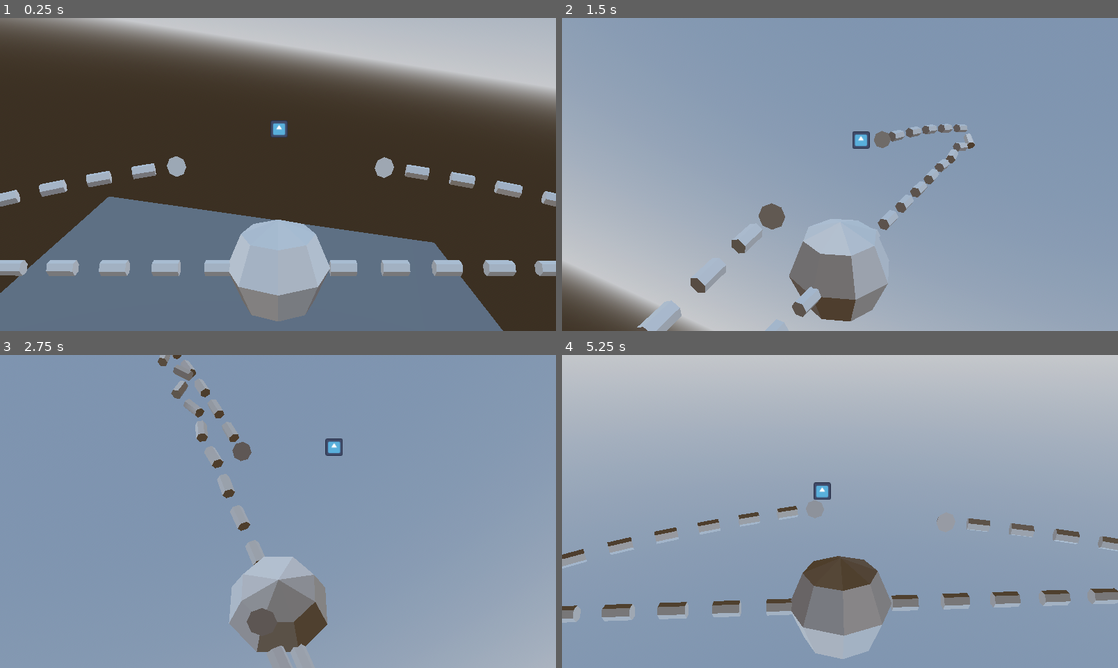
Above: before the commit, frames 1-4 (two rows, left to right).
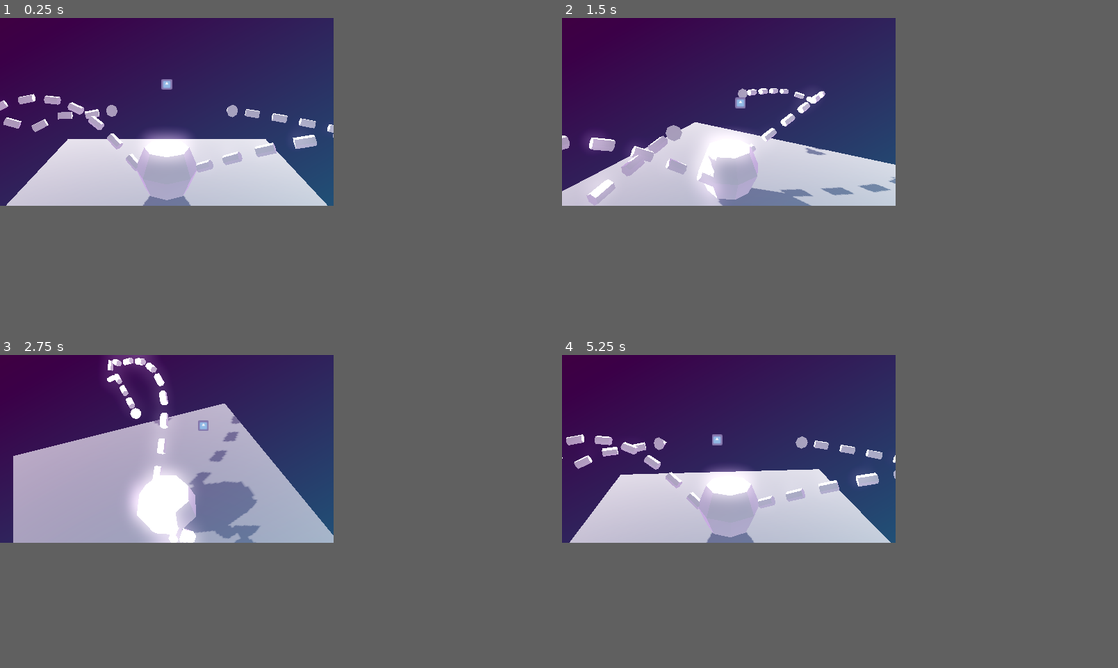
Above: after the commit, the same moments.

Repository: dxzander/gravi-tako
Game: Godot game, scene res://test.tscn
Two runs of this game, one before a commit and one after it. Both use one fixed random seed, a clock stepped at 60 frames per second and the inputs below. The engine's default icon, where the game draws it, is replaced by a stand-in: a white triangle on a blue panel in a dark square.
Inputs:
- Up to frame 1 (0.25 s): no input
- Up to frame 2 (1.5 s): tap Enter (ui_accept) at 0.5, 0.77 s; hold Right (ui_right) 0.53-1.28 s; hold Down (ui_down) from 1.28 s (still down)
- Up to frame 3 (2.75 s): tap Enter (ui_accept) at 1.52 s; release Down (ui_down) at 2.03 s; hold Right (ui_right) from 2.03 s (still down)
- Up to frame 4 (5.25 s): release Right (ui_right) at 2.78 s; hold Up (ui_up) 2.78-3.53 s; tap Enter (ui_accept) at 3.02, 3.77, 4.52 s; hold Left (ui_left) 3.53-5.03 s; hold Down (ui_down) from 5.03 s (still down)
In our replay, the window is 800x450 before the commit and 480x270 after it. These sizes can differ from the game's own. Grey fills any space a smaller window leaves; there, only what the larger window draws over its background counts as a difference.

The runs differ from the first frame. In frame 1, 78% of the frame differs, in the area x 0-100%, y 0-100%; in frame 2, 61%; in frame 3, 44%; in frame 4, 56%.

Commit message:
Weekend 1, some visuals tests
Outlines, color overlay, shaders, etc.

Diff:
--- a/Amorphous.gd
+++ b/Amorphous.gd
@@ -4,7 +4,7 @@
 var orientation = Vector3(0.0, 1.0, 0.0)
 
 func _physics_process(delta):
-	rotate(Vector3(0.0, 0.0, 1.0), rotation_speed)
+	#rotate(Vector3(0.0, 0.0, 1.0), rotation_speed)
 	orientation = global_position.direction_to($Up.global_transform.origin)
 	pass
 
--- a/Amorphous.tscn
+++ b/Amorphous.tscn
@@ -1,10 +1,13 @@
-[gd_scene load_steps=24 format=3 uid="uid://cu62uo8d3bfe0"]
+[gd_scene load_steps=29 format=3 uid="uid://cu62uo8d3bfe0"]
 
 [ext_resource type="Script" path="res://Hands.gd" id="1_uti64"]
 [ext_resource type="Script" path="res://Amorphous.gd" id="1_y7hgi"]
+[ext_resource type="Shader" path="res://cell_shader.gdshader" id="2_fkub8"]
+[ext_resource type="Shader" path="res://outline2.gdshader" id="2_ijsdj"]
 [ext_resource type="Script" path="res://Camera.gd" id="3_26r2a"]
 [ext_resource type="Script" path="res://Reticle.gd" id="3_o0l0v"]
 [ext_resource type="Script" path="res://SkellyIK.gd" id="3_q0drx"]
+[ext_resource type="Script" path="res://Skelly.gd" id="3_qqxea"]
 [ext_resource type="Texture2D" uid="uid://dkl7llp6l116f" path="res://icon.svg" id="4_8pfog"]
 
 [sub_resource type="ProceduralSkyMaterial" id="ProceduralSkyMaterial_vmxle"]
@@ -15,10 +18,15 @@
 sky_material = SubResource("ProceduralSkyMaterial_vmxle")
 
 [sub_resource type="Environment" id="Environment_04ihv"]
-background_mode = 2
+background_mode = 1
 sky = SubResource("Sky_sfibf")
+ambient_light_source = 2
+ambient_light_color = Color(0.498039, 0.498039, 0.498039, 1)
+reflected_light_source = 1
 tonemap_mode = 2
 glow_enabled = true
+fog_enabled = true
+fog_light_color = Color(0.568627, 0.517647, 0.611765, 1)
 
 [sub_resource type="SphereShape3D" id="SphereShape3D_s2yhx"]
 radius = 1.0
@@ -54,6 +62,24 @@
 }]
 blend_shape_mode = 0
 shadow_mesh = SubResource("ArrayMesh_e1iim")
+
+[sub_resource type="ShaderMaterial" id="ShaderMaterial_vwoej"]
+render_priority = 0
+shader = ExtResource("2_ijsdj")
+shader_parameter/shadow_color = Color(0.431373, 0.0941176, 0.615686, 1)
+shader_parameter/shadow_thickness = 1.0
+
+[sub_resource type="ShaderMaterial" id="ShaderMaterial_8y7u4"]
+render_priority = 0
+next_pass = SubResource("ShaderMaterial_vwoej")
+shader = ExtResource("2_fkub8")
+shader_parameter/main_color = Color(0.858824, 0.858824, 0.858824, 1)
+shader_parameter/roughness = 0.0
+shader_parameter/shade_threshold = 0.0
+shader_parameter/shade_softness = 0.0
+shader_parameter/shade_darkness = 1.0
+shader_parameter/edge_strength = 0.5
+shader_parameter/edge_color = Color(0.431373, 0.0941176, 0.615686, 1)
 
 [sub_resource type="StandardMaterial3D" id="StandardMaterial3D_41utq"]
 
@@ -249,6 +275,7 @@
 [node name="Body" type="MeshInstance3D" parent="Chara"]
 mesh = SubResource("ArrayMesh_58p5c")
 skeleton = NodePath("")
+surface_material_override/0 = SubResource("ShaderMaterial_8y7u4")
 
 [node name="ArmR" type="Node3D" parent="Chara"]
 transform = Transform3D(1, 0, 0, 0, 1, 0, 0, 0, 1, 0.998308, 0, 0)
@@ -259,15 +286,16 @@
 script = ExtResource("1_uti64")
 
 [node name="WristR" type="Node3D" parent="Chara/ArmR/HandR"]
-transform = Transform3D(1, 1.42109e-14, 0, -1.42109e-14, 1, 0, 0, 0, 1, 0, 0, -10)
+transform = Transform3D(1, 2.66801e-14, 0, -2.80293e-14, 1, 0, 0, 0, 1, 0, 0, -10)
 
 [node name="HandRModel" type="MeshInstance3D" parent="Chara/ArmR/HandR/WristR"]
 transform = Transform3D(1, -6.35275e-22, 5.68434e-14, -5.68434e-14, -4.37114e-08, 1, 0, -1, -4.37114e-08, 0, -0.07, -1)
 mesh = SubResource("ArrayMesh_4kdcd")
 skeleton = NodePath("")
+surface_material_override/0 = SubResource("ShaderMaterial_8y7u4")
 
 [node name="HandRCollider" type="CollisionShape3D" parent="Chara/ArmR/HandR"]
-transform = Transform3D(1, -1.90582e-21, 9.23706e-14, -9.23706e-14, -4.37114e-08, 1, 0, -1, -4.37114e-08, 0, -0.07, -10.5)
+transform = Transform3D(1, -2.13622e-21, 9.8651e-14, -9.90835e-14, -4.37114e-08, 1, 0, -1, -4.37114e-08, 0, -0.0699997, -10.5)
 shape = SubResource("CapsuleShape3D_qej6c")
 
 [node name="SkellyR" type="Skeleton3D" parent="Chara/ArmR"]
@@ -376,15 +404,19 @@
 bones/14/position = Vector3(-5.82105e-10, 1.00152, 2.68674e-14)
 bones/14/rotation = Quaternion(3.57648e-09, 1.50294e-07, 0.0179892, 0.999838)
 bones/14/scale = Vector3(1, 1, 1)
+script = ExtResource("3_qqxea")
 
 [node name="ModelR" type="MeshInstance3D" parent="Chara/ArmR/SkellyR"]
 mesh = SubResource("ArrayMesh_v12sm")
 skin = SubResource("Skin_a4v10")
+surface_material_override/0 = SubResource("ShaderMaterial_8y7u4")
 
 [node name="SkellyIKR" type="SkeletonIK3D" parent="Chara/ArmR/SkellyR"]
 process_priority = 1
 root_bone = &"Root"
 tip_bone = &"Tip"
+use_magnet = true
+magnet = Vector3(10, 10, 10)
 target_node = NodePath("../../HandR/WristR")
 script = ExtResource("3_q0drx")
 
@@ -403,6 +435,7 @@
 transform = Transform3D(1, 7.10543e-15, -8.05937e-16, -5.37287e-16, -4.37114e-08, 1, 0, -1, -4.37114e-08, 0, -0.0699997, -1)
 mesh = SubResource("ArrayMesh_4kdcd")
 skeleton = NodePath("")
+surface_material_override/0 = SubResource("ShaderMaterial_8y7u4")
 
 [node name="HandLCollider" type="CollisionShape3D" parent="Chara/ArmL/HandL"]
 transform = Transform3D(1, 0, 0, 0, -4.37114e-08, 1, 0, -1, -4.37114e-08, 0, -0.07, -10.5)
@@ -515,15 +548,19 @@
 bones/14/position = Vector3(-5.82105e-10, 1.00152, 2.68674e-14)
 bones/14/rotation = Quaternion(3.57648e-09, 1.50294e-07, 0.0179892, 0.999838)
 bones/14/scale = Vector3(1, 1, 1)
+script = ExtResource("3_qqxea")
 
 [node name="ModelL" type="MeshInstance3D" parent="Chara/ArmL/SkellyL"]
 mesh = SubResource("ArrayMesh_48ibq")
 skin = SubResource("Skin_21guh")
+surface_material_override/0 = SubResource("ShaderMaterial_8y7u4")
 
 [node name="SkellyIKL" type="SkeletonIK3D" parent="Chara/ArmL/SkellyL"]
 process_priority = 1
 root_bone = &"Root"
 tip_bone = &"Tip"
+use_magnet = true
+magnet = Vector3(10, 10, 10)
 target_node = NodePath("../../HandL/WristL")
 script = ExtResource("3_q0drx")
 
--- a/Hands.gd
+++ b/Hands.gd
@@ -2,14 +2,14 @@
 
 const SPEED = 1.0
 
-var hoverStrengthX = 0.5
-var hoverStrengthY = 0.5
+var hoverStrengthX = 1.0
+var hoverStrengthY = 1.0
 var lemniscateTimeCounter = 0.0
 var lemniscateTimeCounterRate = 0.04
 var hoverVector = Vector2()
 var direction = Vector3()
 
-var rotation_speed = 0.1
+var rotation_speed = 0.05
 var curTar = position
 var realTar = Vector3(0, 0, 0)
 var lerpedTar = Vector3(0, 0, 0)
@@ -22,9 +22,9 @@
 	realTar = $"../../../Reticle/Reticle3D".global_transform.origin
 
 	# lemniscate hover animation
-	#lemniscateTimeCounter = lemniscateTimeCounter + lemniscateTimeCounterRate
-	#hoverVector = Vector2((cos(lemniscateTimeCounter)*hoverStrengthX),(sin(2*lemniscateTimeCounter)/2)*hoverStrengthY)
-	#direction = Vector3(hoverVector.x, hoverVector.y, 0.0)
+	lemniscateTimeCounter = lemniscateTimeCounter + lemniscateTimeCounterRate
+	hoverVector = Vector2((cos(lemniscateTimeCounter)*hoverStrengthX),(sin(2*lemniscateTimeCounter)/2)*hoverStrengthY)
+	direction = Vector3(hoverVector.x, hoverVector.y, 0.0)
 
 	# shoot towards target
 	if Input.is_action_pressed("ui_accept") and name == 'HandR':
--- /dev/null
+++ b/Overlay Mixes.gdshader
@@ -0,0 +1,73 @@
+//taken from https://godotshaders.com/shader/hoperamp/
+//and updated to godot 4
+
+shader_type canvas_item;
+
+// MODES
+// 0 - DEBUG
+// 1 - MULTIPLY
+// 2 - SCREEN
+// 3 - SOFTLIGHT
+// 4 - HARDLIGHT
+// 5 - OVERLAY
+uniform int mode :hint_range(0,5) = 5;
+uniform bool linearColorSpace = false;
+uniform vec4 color1 :source_color = vec4(1, 0.5, 0.8, 1);
+uniform vec4 color2 :source_color = vec4(0.4, 0.8, 1, 1);
+uniform vec2 direction = vec2(1.0, 1.0);
+uniform float opacity :hint_range(0, 1) = 0.5;
+
+uniform sampler2D SCREEN_TEXTURE : hint_screen_texture, filter_linear_mipmap;
+
+ vec3 srgb_to_linear(vec3 c){
+	return c * (c * (c * 0.305306011 + 0.682171111) + 0.012522878);
+}
+
+vec3 linear_to_srgb(vec3 c){
+	return max(1.055 * pow(c, vec3(0.416666667)) - 0.055, 0.0);
+}
+
+void fragment(){
+	vec2 uv = FRAGCOORD.xy / (1.0 / SCREEN_PIXEL_SIZE).xy;
+	vec4 src = texture(SCREEN_TEXTURE, uv);
+
+	vec3 c_a = src.rgb;
+	vec3 grad1 = color1.rgb;
+	vec3 grad2 = color2.rgb;
+	vec3 c_f;
+
+	if (linearColorSpace){
+		c_a = linear_to_srgb(c_a);
+		grad1 = linear_to_srgb(grad1);
+		grad2 = linear_to_srgb(grad2);
+	}
+
+	float param = dot(uv - 0.5, direction);
+	vec3 c_b = mix(grad1, grad2, param + 0.5);
+
+	if (mode == 0){       // DEBUG
+		c_f = c_b;
+	}else if (mode == 1){ // MULTIPLY
+		c_f = c_a * c_b;
+	}else if (mode == 2){ // SCREEN
+		c_f = 1.0 - (1.0 - c_a) * (1.0 - c_b);
+	}else if (mode == 3){ // SOFTLIGHT
+		vec3 c_u = c_a * c_b * 2.0 + (1.0 - c_b * 2.0) * c_a * c_a;
+		vec3 c_d = (1.0 - c_b) * c_a * 2.0 + (c_b * 2.0 - 1.0) * sqrt(c_a);
+		c_f = mix(c_u, c_d, c_b + 0.5);
+	}else if (mode == 4){ // HARDLIGHT
+		vec3 c_u = c_a * c_b * 2.0;
+		vec3 c_d = 1.0 - (1.0 - c_a) * (1.0 - c_b) * 2.0;
+		c_f = mix(c_u, c_d, c_b + 0.5);
+	}else if (mode == 5){ // OVERLAY
+		vec3 c_u = c_a * c_b * 2.0;
+		vec3 c_d = 1.0 - (1.0 - c_a) * (1.0 - c_b) * 2.0;
+		c_f = mix (c_u, c_d, c_a + 0.5);
+	}
+
+	if (linearColorSpace){
+		c_f = srgb_to_linear(c_f);
+	}
+
+	COLOR = vec4(c_f, opacity);
+    }
--- /dev/null
+++ b/Skelly.gd
@@ -0,0 +1,12 @@
+extends Skeleton3D
+
+
+# Called when the node enters the scene tree for the first time.
+func _ready():
+	physical_bones_start_simulation()
+	pass # Replace with function body.
+
+
+# Called every frame. 'delta' is the elapsed time since the previous frame.
+func _process(delta):
+	pass
--- /dev/null
+++ b/cell_shader.gdshader
@@ -0,0 +1,90 @@
+//rgb to hsv from https://godotshaders.com/shader/hsv-adjustment/
+
+shader_type spatial;
+render_mode cull_disabled;
+
+uniform sampler2D main_texture : source_color, hint_default_white;
+uniform vec4 main_color : source_color = vec4(1.0, 1.0, 1.0, 1.0);
+uniform float roughness : hint_range(0.0, 1.0) = 0.0;
+uniform float shade_threshold : hint_range(-1.0, 1.0, 0.001) = 0.0;
+uniform float shade_softness : hint_range(0.0, 1.0, 0.001) = 0.05;
+uniform float shade_darkness : hint_range(0.0, 1.0, 0.05) = 0.2; //supposed to be a %
+
+uniform float edge_strength : hint_range(0.0, 1.0) = 1.0;
+uniform vec4 edge_color : source_color = vec4(1.0, 1.0, 1.0, 0.4);
+
+vec3 rgb2hsv(vec3 c) {
+    vec4 K = vec4(0.0, -1.0 / 3.0, 2.0 / 3.0, -1.0);
+    vec4 p = mix(vec4(c.bg, K.wz), vec4(c.gb, K.xy), step(c.b, c.g));
+    vec4 q = mix(vec4(p.xyw, c.r), vec4(c.r, p.yzx), step(p.x, c.r));
+
+    float d = q.x - min(q.w, q.y);
+    float e = 1.0e-10;
+    return vec3(abs(q.z + (q.w - q.y) / (6.0 * d + e)), d / (q.x + e), q.x);
+}
+
+vec3 hsv2rgb(vec3 c) {
+    vec4 K = vec4(1.0, 2.0 / 3.0, 1.0 / 3.0, 3.0);
+    vec3 p = abs(fract(c.xxx + K.xyz) * 6.0 - K.www);
+    return c.z * mix(K.xxx, clamp(p - K.xxx, 0.0, 1.0), c.y);
+}
+
+float SchlickFresnel(float u) {
+	float m = 1.0 - u;
+	float m2 = m * m;
+	return m2 * m2 * m;
+}
+
+void vertex() {
+	// Called for every vertex the material is visible on.
+}
+
+void fragment() {
+	// Called for every pixel the material is visible on.
+	vec4 _main = texture(main_texture, UV) * main_color;
+	float VdotN = dot(VIEW * edge_strength, NORMAL);
+
+	float fresnel = clamp(SchlickFresnel(VdotN), 0.0, 1.0);
+
+	// apply glass look
+	float a = mix(0.001, 1.0, fresnel);
+	//ALPHA = mix(fresnel * edge_color.a, 1.0, a);
+	//ALBEDO = mix(edge_color.rgb * edge_color.a, _main.rgb, a);
+
+	ALBEDO = _main.rgb + edge_color.rgb * edge_color.a * a;
+	ROUGHNESS = roughness;
+}
+
+//void light() {
+	////Called for every pixel for every light affecting the material.
+	////Uncomment to replace the default light processing function with this one.
+	//float NdotL = dot(NORMAL, LIGHT);
+	////float is_lit = step(shade_threshold, NdotL);
+	//vec3 base = ALBEDO.rgb * LIGHT_COLOR / PI;
+	//vec3 light_hsv = rgb2hsv(base);
+	//vec3 shade = hsv2rgb(vec3(light_hsv.x, light_hsv.y, light_hsv.z * 0.8));
+	//
+	//float shade_value = smoothstep(shade_threshold - shade_softness, shade_threshold + shade_softness, NdotL);
+	//
+	//// Shadows
+	//shade_value *= ATTENUATION;
+	//vec3 diffuse = mix(shade, base, shade_value);
+	//DIFFUSE_LIGHT += diffuse;
+//}
+
+void light() {
+	//Called for every pixel for every light affecting the material.
+	//Uncomment to replace the default light processing function with this one.
+	float NdotL = dot(NORMAL, LIGHT);
+	//float is_lit = step(shade_threshold, NdotL);
+	vec3 base = ALBEDO.rgb;
+	vec3 light_hsv = rgb2hsv(base);
+	vec3 shade = hsv2rgb(vec3(light_hsv.x, light_hsv.y, light_hsv.z * (1.0 - shade_darkness)));
+
+	float shade_value = smoothstep(shade_threshold - shade_softness, shade_threshold + shade_softness, NdotL);
+
+	// Shadows
+	shade_value *= ATTENUATION;
+	vec3 diffuse = mix(shade, base, shade_value * LIGHT_COLOR);
+	DIFFUSE_LIGHT += diffuse * LIGHT_COLOR / PI;
+}
--- /dev/null
+++ b/outline.gdshader
@@ -0,0 +1,25 @@
+// taken from https://godotshaders.com/shader/pixel-perfect-outline-shader/
+
+shader_type spatial;
+render_mode cull_front, unshaded;
+
+uniform vec4 outline_color : source_color;
+uniform float outline_width = 1.0;
+
+void vertex() {
+	vec4 clip_position = PROJECTION_MATRIX * (MODELVIEW_MATRIX * vec4(VERTEX, 1.0));
+	vec3 clip_normal = mat3(PROJECTION_MATRIX) * (mat3(MODELVIEW_MATRIX) * NORMAL);
+
+	vec2 offset = normalize(clip_normal.xy) / VIEWPORT_SIZE * clip_position.w * outline_width * 2.0;
+
+	clip_position.xy += offset;
+
+	POSITION = clip_position;
+}
+
+void fragment() {
+	ALBEDO = outline_color.rgb;
+	if (outline_color.a < 1.0) {
+		ALPHA = outline_color.a;
+	}
+}
--- /dev/null
+++ b/outline2.gdshader
@@ -0,0 +1,87 @@
+// taken from https://godotshaders.com/shader/thick-3d-screen-space-depth-normal-based-outline-shader/
+
+shader_type spatial;
+render_mode unshaded, depth_draw_opaque, depth_prepass_alpha;
+
+// Inspired by https://godotshaders.com/shader/3d-pixel-art-outline-highlight-post-processing-shader/
+
+uniform sampler2D DEPTH_TEXTURE : hint_depth_texture, filter_linear_mipmap;
+uniform sampler2D SCREEN_TEXTURE : hint_screen_texture, filter_linear_mipmap;
+uniform sampler2D NORMAL_TEXTURE : hint_normal_roughness_texture, filter_nearest;
+
+
+uniform vec3 shadow_color : source_color = vec3(0.0);
+uniform float shadow_thickness = 2.0;
+
+vec2 getDepth(vec2 screen_uv, sampler2D depth_texture, mat4 inv_projection_matrix){
+	float raw_depth = texture(depth_texture, screen_uv)[0];
+	vec3 normalized_device_coordinates = vec3(screen_uv * 2.0 - 1.0, raw_depth);
+    vec4 view_space = inv_projection_matrix * vec4(normalized_device_coordinates, 1.0);
+	view_space.xyz /= view_space.w;
+	return vec2(-view_space.z, raw_depth);
+}
+
+
+void fragment() {
+	vec2 e = vec2(1./VIEWPORT_SIZE.xy)*1.0;
+
+	float depth_diff = 0.0;
+	float neg_depth_diff = .5;
+
+	vec2 depth_data = getDepth(SCREEN_UV, DEPTH_TEXTURE, INV_PROJECTION_MATRIX);
+	float depth = depth_data.x;
+	vec3 color = texture(SCREEN_TEXTURE, SCREEN_UV).rgb;
+	vec3 c = vec3(0.0);
+
+	vec2 min_depth_data = depth_data;
+	float min_depth = 9999999.9;
+
+
+	vec3 normal = texture(NORMAL_TEXTURE, SCREEN_UV).rgb * 2.0 - 1.0;
+
+	for (float x = -shadow_thickness; x <= shadow_thickness;x += 1.0){
+		for (float y = -shadow_thickness; y <= shadow_thickness; y += 1.0){
+			if ((x == 0.0 && y == 0.0) || (shadow_thickness*shadow_thickness < (x*x + y*y))){
+				continue;
+			}
+
+			vec2 du_data = getDepth(SCREEN_UV+1.0*vec2(x, y)*e, DEPTH_TEXTURE, INV_PROJECTION_MATRIX);
+			vec2 dd_data = getDepth(SCREEN_UV+0.5*vec2(x, y)*e, DEPTH_TEXTURE, INV_PROJECTION_MATRIX);
+
+			float du = du_data.x;
+			float dd = dd_data.x;
+
+			float dd_diff = clamp(abs((depth - dd) - (dd - du)), 0.0, 1.0);
+
+			float val = clamp(abs(depth - du), 0., 1.)/(x*x + y*y)*dd_diff*dd_diff*5000.0;
+
+			val = clamp(val, 0.0, 1.0);
+
+			depth_diff += val;
+
+			if (du < min_depth){
+				min_depth = du;
+				min_depth_data = du_data;
+				c = texture(SCREEN_TEXTURE, SCREEN_UV+vec2(x, y)*e).rgb;
+
+				c *= clamp(0.5+ 0.5*dot(normalize(vec2(x, y)), (vec2(0.0, 1.0))), 0.0, 1.0);
+
+			}
+
+			vec3 nu = texture(NORMAL_TEXTURE, SCREEN_UV+vec2(x, y)*e).rgb * 2.0 - 1.0;
+
+			depth_diff += (1.0-abs(dot(nu, normal)))/max(min(dd, depth), 2.0);
+		}
+	}
+
+
+	depth_diff = smoothstep(0.2, 0.3, depth_diff);
+
+	vec3 final = c*shadow_color;
+	ALBEDO = final;
+
+	float alpha_mask = depth_diff;
+	DEPTH = min_depth_data.y*alpha_mask + depth_data.y*(1.0-alpha_mask);
+	ALPHA = clamp((alpha_mask) * 5., 0., 1.);
+
+}
--- /dev/null
+++ b/outline3.gdshader
@@ -0,0 +1,26 @@
+//taken from https://godotshaders.com/shader/clean-pixel-perfect-outline-via-material-3/
+
+shader_type spatial;
+render_mode unshaded;
+
+uniform sampler2D SCREEN_TEXTURE : hint_screen_texture;
+uniform vec4 outline_color : source_color;
+uniform float outline_width = 2.0;
+uniform bool constant_width = true;
+
+void fragment() {
+	vec4 pixelatedtext = texture(SCREEN_TEXTURE, SCREEN_UV);
+	vec2 pixel_size = 1.0 / VIEWPORT_SIZE;
+	ALBEDO = pixelatedtext.rgb;
+	for(int y = -1*int(outline_width); y <= 1*int(outline_width); y++)
+	for(int x = -1*int(outline_width); x <= 1*int(outline_width); x++)
+	{
+		vec4 tex = texture(SCREEN_TEXTURE, SCREEN_UV + vec2(float(x),float(y)) * pixel_size );
+		if(tex.a == 0.0 && SCREEN_UV.x + float(x) * pixel_size.x < 1.0 && SCREEN_UV.x + float(x) * pixel_size.x > 0.0 && SCREEN_UV.y + float(y) * pixel_size.y < 1.0 && SCREEN_UV.y + float(y) * pixel_size.y > 0.0)
+		{
+			ALBEDO = outline_color.rgb;
+			ALPHA = 1.0;
+		}
+	}
+
+}
--- a/project.godot
+++ b/project.godot
@@ -17,7 +17,11 @@
 
 [display]
 
-window/size/viewport_width=1920
-window/size/viewport_height=1080
+window/size/viewport_width=480
+window/size/viewport_height=270
 window/size/mode=2
 window/stretch/mode="viewport"
+
+[editor_plugins]
+
+enabled=PackedStringArray("res://addons/jigglebones/plugin.cfg")
--- a/test.tscn
+++ b/test.tscn
@@ -1,25 +1,61 @@
-[gd_scene load_steps=4 format=3 uid="uid://1uph104a2d2v"]
+[gd_scene load_steps=10 format=3 uid="uid://1uph104a2d2v"]
 
 [ext_resource type="PackedScene" uid="uid://cu62uo8d3bfe0" path="res://Amorphous.tscn" id="1_5vq3h"]
+[ext_resource type="Shader" path="res://outline2.gdshader" id="2_nx8yv"]
+[ext_resource type="Shader" path="res://cell_shader.gdshader" id="2_x5bg0"]
+[ext_resource type="Shader" path="res://Overlay Mixes.gdshader" id="3_hxu42"]
 
 [sub_resource type="PlaneMesh" id="PlaneMesh_8eqtj"]
 size = Vector2(10, 10)
 
+[sub_resource type="ShaderMaterial" id="ShaderMaterial_668gu"]
+render_priority = 0
+shader = ExtResource("2_nx8yv")
+shader_parameter/shadow_color = Color(0.168627, 0.168627, 0.168627, 1)
+shader_parameter/shadow_thickness = 1.0
+
+[sub_resource type="ShaderMaterial" id="ShaderMaterial_kj37b"]
+render_priority = 0
+next_pass = SubResource("ShaderMaterial_668gu")
+shader = ExtResource("2_x5bg0")
+shader_parameter/main_color = Color(0.329412, 0.329412, 0.329412, 1)
+shader_parameter/roughness = 0.0
+shader_parameter/shade_threshold = 0.0
+shader_parameter/shade_softness = 0.0
+shader_parameter/shade_darkness = 1.0
+shader_parameter/edge_strength = 0.5
+shader_parameter/edge_color = Color(0.560784, 0.560784, 0.560784, 1)
+
 [sub_resource type="ConcavePolygonShape3D" id="ConcavePolygonShape3D_jlugn"]
 data = PackedVector3Array(5, 0, 5, -5, 0, 5, 5, 0, -5, -5, 0, 5, -5, 0, -5, 5, 0, -5)
 
+[sub_resource type="ShaderMaterial" id="ShaderMaterial_yljk8"]
+shader = ExtResource("3_hxu42")
+shader_parameter/mode = 2
+shader_parameter/linearColorSpace = false
+shader_parameter/color1 = Color(0.431373, 0.0941176, 0.615686, 1)
+shader_parameter/color2 = Color(0.313726, 0.45098, 0.823529, 1)
+shader_parameter/direction = Vector2(1, 1)
+shader_parameter/opacity = 0.5
+
 [node name="Node3D" type="Node3D"]
+
+[node name="DirectionalLight3D" type="DirectionalLight3D" parent="."]
+transform = Transform3D(1, -5.2318e-16, -3.02058e-16, -3.02058e-16, -0.866025, 0.5, -5.2318e-16, -0.5, -0.866025, 0, 0, 0)
+shadow_enabled = true
+sky_mode = 1
 
 [node name="Amorphous" parent="." instance=ExtResource("1_5vq3h")]
 transform = Transform3D(1, 0, 0, 0, 1, 0, 0, 0, 1, 0, 1, 0)
 
-[node name="MeshInstance3D" type="MeshInstance3D" parent="."]
+[node name="Floor" type="MeshInstance3D" parent="."]
 mesh = SubResource("PlaneMesh_8eqtj")
 skeleton = NodePath("")
+surface_material_override/0 = SubResource("ShaderMaterial_kj37b")
 
-[node name="StaticBody3D" type="StaticBody3D" parent="MeshInstance3D"]
+[node name="StaticBody3D" type="StaticBody3D" parent="Floor"]
 
-[node name="CollisionShape3D" type="CollisionShape3D" parent="MeshInstance3D/StaticBody3D"]
+[node name="CollisionShape3D" type="CollisionShape3D" parent="Floor/StaticBody3D"]
 shape = SubResource("ConcavePolygonShape3D_jlugn")
 
 [node name="Control" type="Control" parent="."]
@@ -29,3 +65,13 @@
 anchor_bottom = 1.0
 grow_horizontal = 2
 grow_vertical = 2
+
+[node name="ColorRect" type="ColorRect" parent="Control"]
+material = SubResource("ShaderMaterial_yljk8")
+layout_mode = 1
+anchors_preset = 15
+anchor_right = 1.0
+anchor_bottom = 1.0
+grow_horizontal = 2
+grow_vertical = 2
+color = Color(0.00392157, 0, 0.2, 1)
